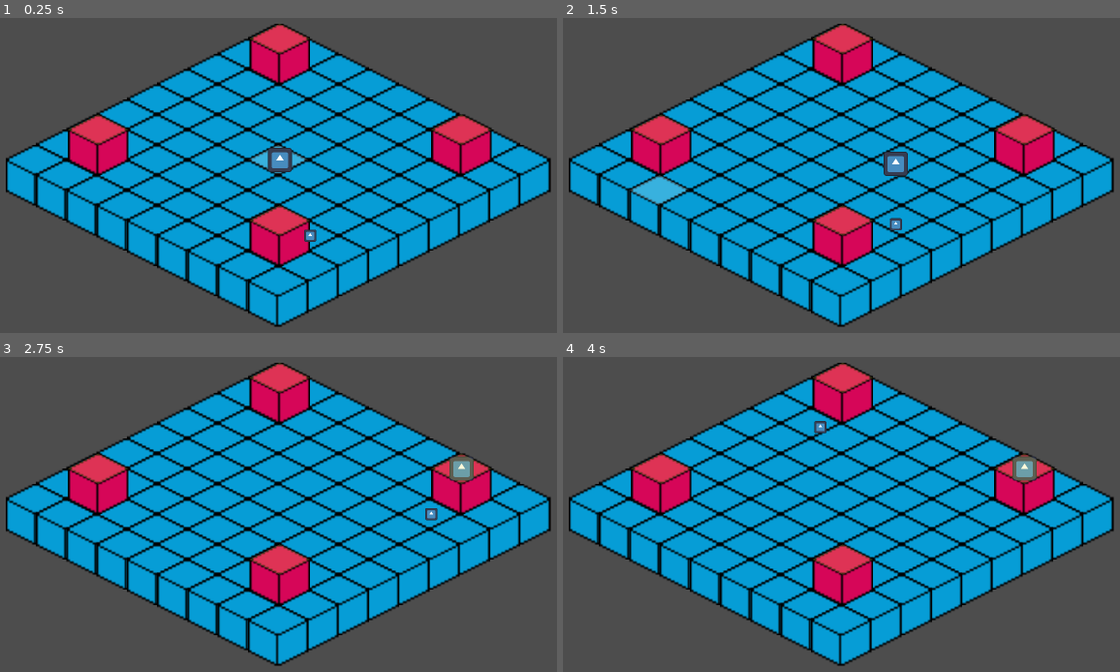
Above: before the commit, frames 1-4 (two rows, left to right).
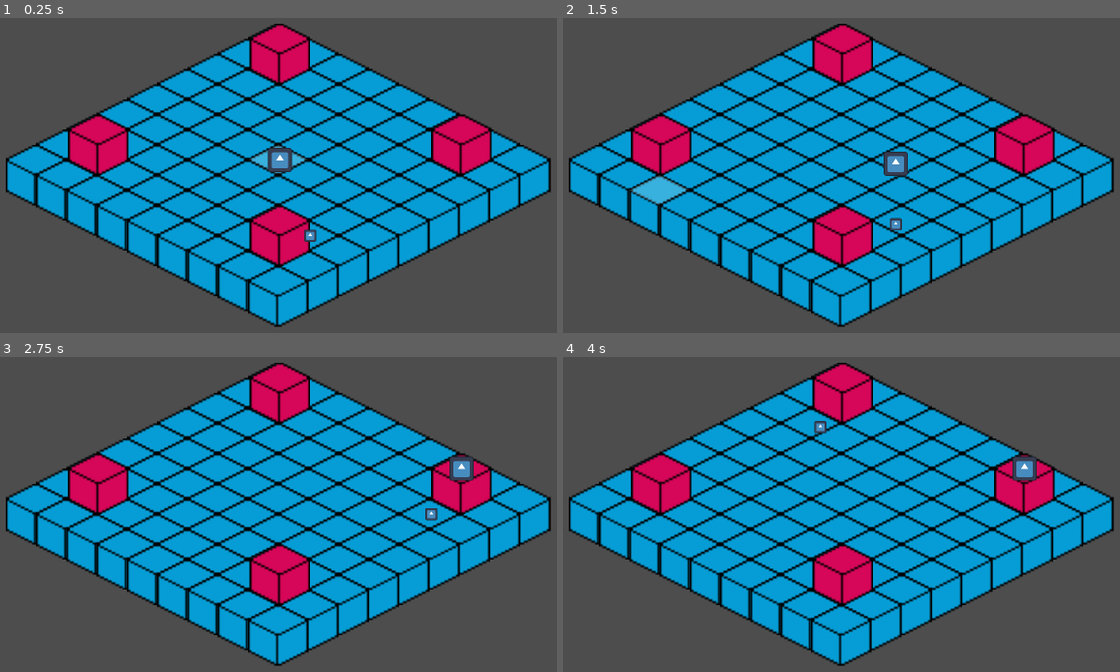
Above: after the commit, the same moments.

Repository: remimorvan/isometric-reverse-heist-simulator-2000
Game: Godot game, scene res://scenes/main.tscn
The game is run twice, just before and just after one commit, with the same random seed, the same clock (stepped at 60 frames per second) and the same inputs. The engine's default icon, where the game draws it, is replaced by a stand-in: a white triangle on a blue panel in a dark square.
Inputs (mouse positions are in pixels of both pictures, inside the frame that each line leads up to):
- Up to frame 1 (0.25 s): no input
- Up to frame 2 (1.5 s): tap Enter at 0.5 s; move the mouse to (1014, 128) at 0.52 s; tap T at 0.6, 1.35 s; click (1014, 128) at 0.67 s; tap Space at 1.25 s; move the mouse to (685, 191) at 1.27 s; click (685, 191) at 1.42 s
- Up to frame 3 (2.75 s): move the mouse to (356, 366) at 2.02 s; tap T at 2.1 s; click (356, 366) at 2.17 s
- Up to frame 4 (4 s): tap Enter at 2.75 s; move the mouse to (802, 621) at 2.77 s; tap T at 2.85, 3.6 s; click (802, 621) at 2.92 s; tap Space at 3.5 s; move the mouse to (1075, 590) at 3.52 s; click (1075, 590) at 3.67 s

The runs differ from the first frame. In frame 1, 2.1% of the frame differs, in the area x 12-89%, y 1-69%; in frame 2, 2.1%; in frame 3, 2.1%; in frame 4, 2.1%.

Commit message:
glow level1

Diff:
--- a/scripts/player.gd
+++ b/scripts/player.gd
@@ -10,6 +10,7 @@
 
 @onready var layer0: TileMapLayer = $"../../Layer0"
 @onready var layer1: TileMapLayer = $"../../Layer1"
+@onready var tilemap: Node2D = $"../.."
 
 func _ready() -> void:
 	# Snap initial position to tile center
@@ -61,6 +62,12 @@
 	var start_tile = layer0.local_to_map(global_position)
 	var end_tile = selected_tile
 
+	var adjacent_positions = Utils.get_adjacent_tiles(start_tile)
+	var used_cells = layer1.get_used_cells();
+	for adj in adjacent_positions:
+		if adj in used_cells:
+			tilemap.stop_select_glow(adj)
+
 	var new_path = MovementUtils.get_path_to_tile(
 		start_tile,
 		end_tile,
@@ -71,6 +78,12 @@
 	print(new_path)
 
 	use_new_path(new_path)
+
+	adjacent_positions = Utils.get_adjacent_tiles(end_tile)
+	used_cells = layer1.get_used_cells();
+	for adj in adjacent_positions:
+		if adj in used_cells:
+			tilemap.make_select_glow(adj)
 
 
 func is_done() -> bool:
--- a/scripts/tilemaps.gd
+++ b/scripts/tilemaps.gd
@@ -19,13 +19,21 @@
 	glow.z_index = layer_index
 	return glow
 
-func make_tile_glow(glow: Polygon2D, layer: TileMapLayer, position: Vector2i) -> void:
-	glow.position = layer.map_to_local(position)
-	glow.position[1] -= glow.z_index * 16
+func make_hover_glow(position: Vector2i) -> void:
+	hover_effect.position = layer0.map_to_local(position)
+	hover_effect.visible = true
+
+func make_select_glow(tile_position: Vector2i) -> void:
+	var glow = select_effects[tile_position]
+	glow.position = layer1.map_to_local(tile_position)
+	glow.position[1] -= 16
 	glow.visible = true
 
-func stop_tile_glow(glow: Polygon2D) -> void:
-	glow.visible = false
+func stop_hover_glow() -> void:
+	hover_effect.visible = false
+
+func stop_select_glow(tile_position: Vector2i) -> void:
+	select_effects[tile_position].visible = false
 
 func _ready() -> void:
 	hover_effect = create_glow(Color(1, 1, 1, 0.2), 0)
@@ -35,7 +43,7 @@
 		print("\n\nCell:\n", c, "\n\n")
 		select_effects[c] = create_glow(Color(1, 0.9, 0.3, 0.2), 1)
 		$Layer1.add_child(select_effects[c])
-		make_tile_glow(select_effects[c], layer1, c)
+		#make_select_glow(c)
 
 func _process(_delta: float) -> void:
 	var mouse_pos = get_local_mouse_position()
@@ -44,6 +52,6 @@
 
 	if used_cells.has(tile_pos):
 		# Convert tile position back to local coordinates for the hover effect
-		make_tile_glow(hover_effect, layer0, tile_pos)
+		make_hover_glow(tile_pos)
 	else:
-		stop_tile_glow(hover_effect)
+		stop_hover_glow()
--- /dev/null
+++ b/scripts/utils.gd
@@ -0,0 +1,12 @@
+class_name Utils
+extends Node
+
+static func are_tile_adjacent(pos1: Vector2i, pos2: Vector2i):
+	return abs(pos1[0] - pos2[0]) + abs(pos1[1] - pos2[1]) == 1
+
+static func get_adjacent_tiles(pos: Vector2i):
+	var adjacent_tiles: Array = []
+	for delta in [-1, 1]:
+		adjacent_tiles.append(pos + Vector2i(delta, 0))
+		adjacent_tiles.append(pos + Vector2i(0, delta))
+	return adjacent_tiles
Not shown, added: scripts/utils.gd.uid
